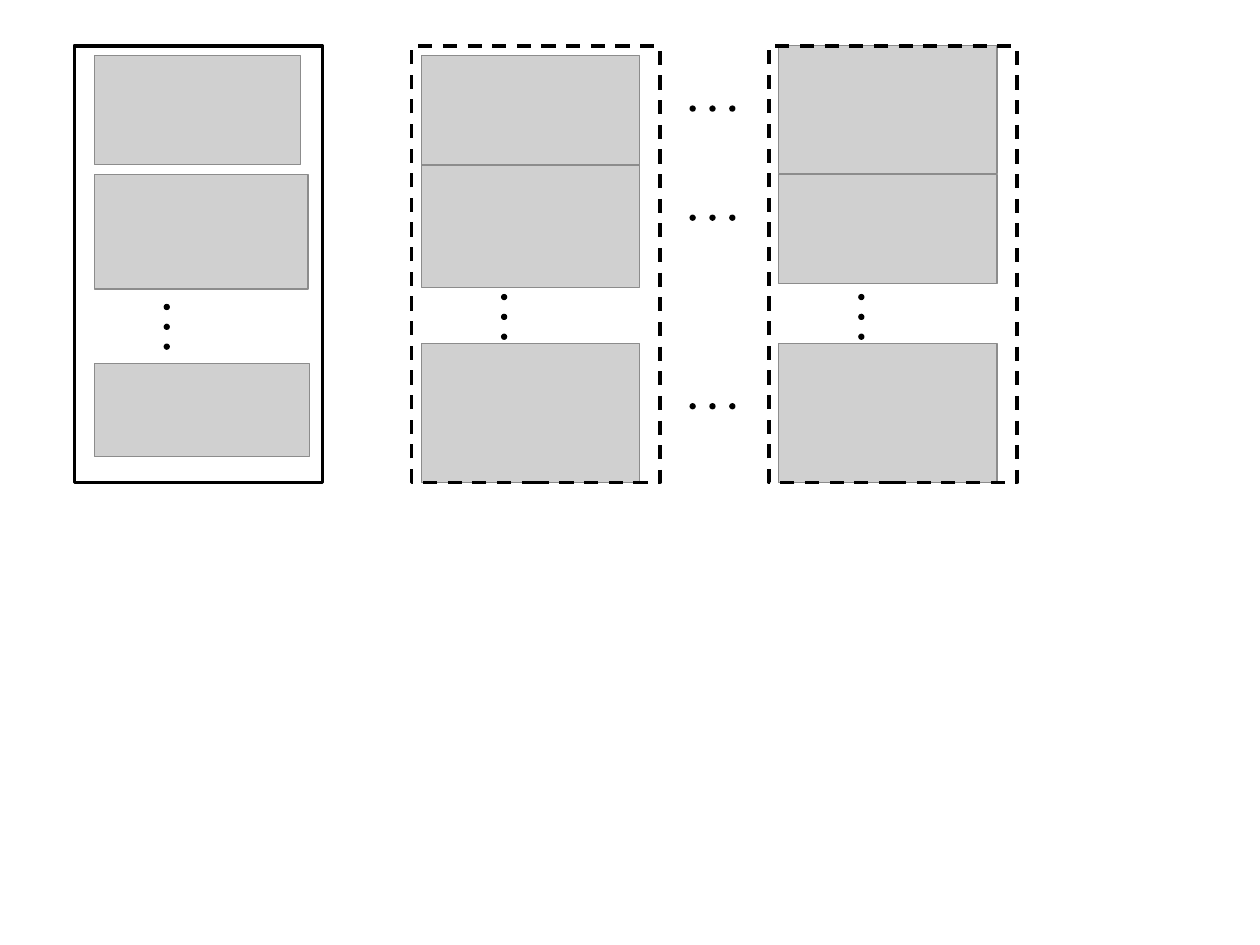
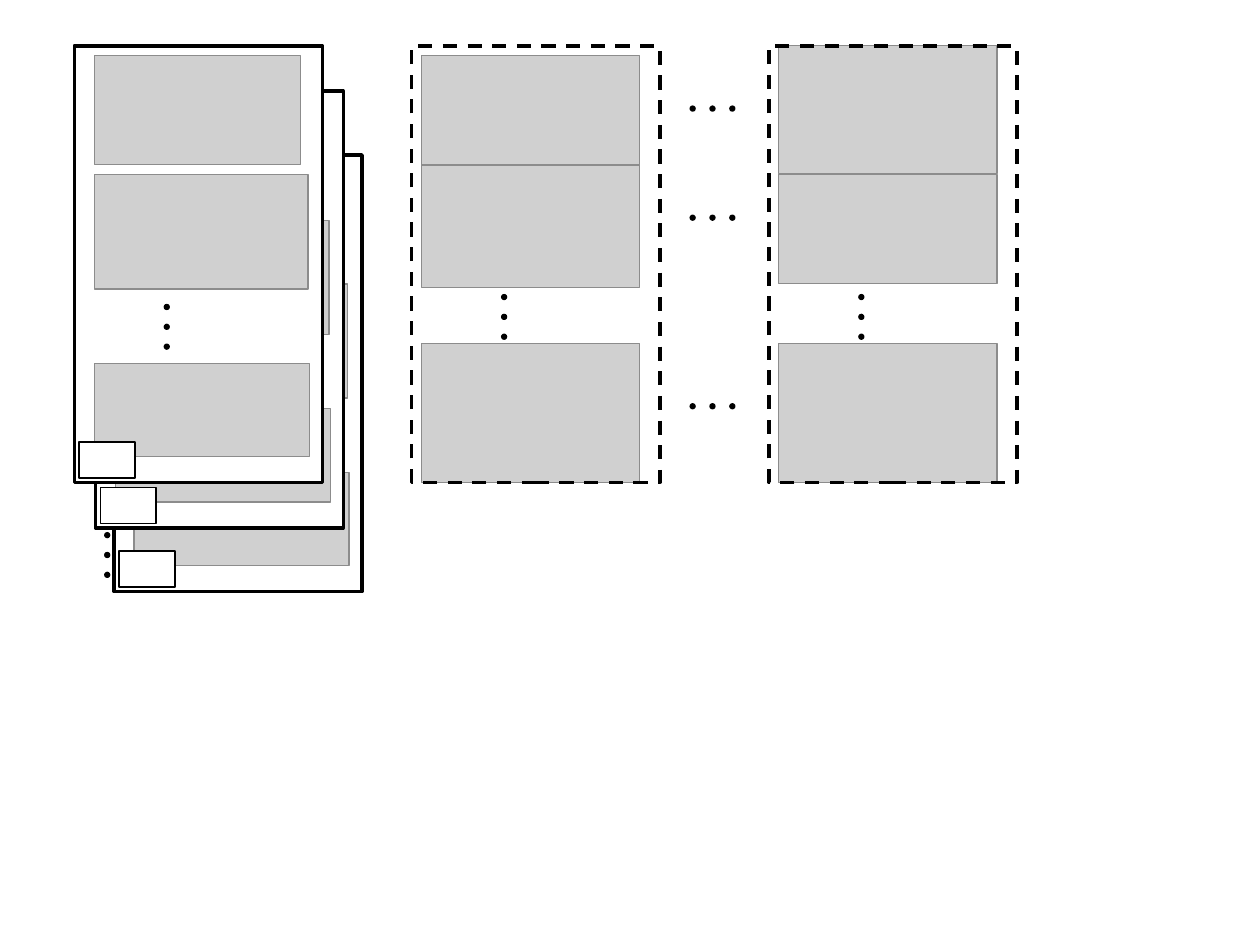
Before and after one commit to Jensenzo/Thesis, a slide deck: slide 2 of Chapter4_MultiAPR/Chapter4Figs/Training/trainingSystem.pptx. Drawn at 1260x945 pixels with LibreOffice and Linux fonts; fonts in the diff are those of the drawing; grey boxes stand for pictures. Boxes give left, top, right and bottom in pixels: in the first picture for what was removed or moved away, otherwise in the second. Text is boxed around its words. In the diff, an @@ line names an element or a change of style, - is before the commit and + after.

```diff
--- a/Chapter4_MultiAPR/Chapter4Figs/Training/trainingSystem.pptx
+++ b/Chapter4_MultiAPR/Chapter4Figs/Training/trainingSystem.pptx
@@ rectangle at (74,45,323,481): fill none to #FFFFFF @@
@@ rectangle added at (79,442,135,479), fill #FFFFFF, outline #000000 1 pt @@
@@ group added at (96,91,344,527): 2 rectangles, 2 pictures @@
@@ ellipse added at (105,532,111,538), fill #000000 @@
@@ ellipse added at (105,552,111,558), fill #000000 @@
@@ group added at (115,155,363,591): 2 rectangles, 2 pictures @@
@@ ellipse added at (105,572,111,578), fill #000000 @@
```
Also in this commit, not shown: 2 slides added, 2 slides removed, 1 other file.
